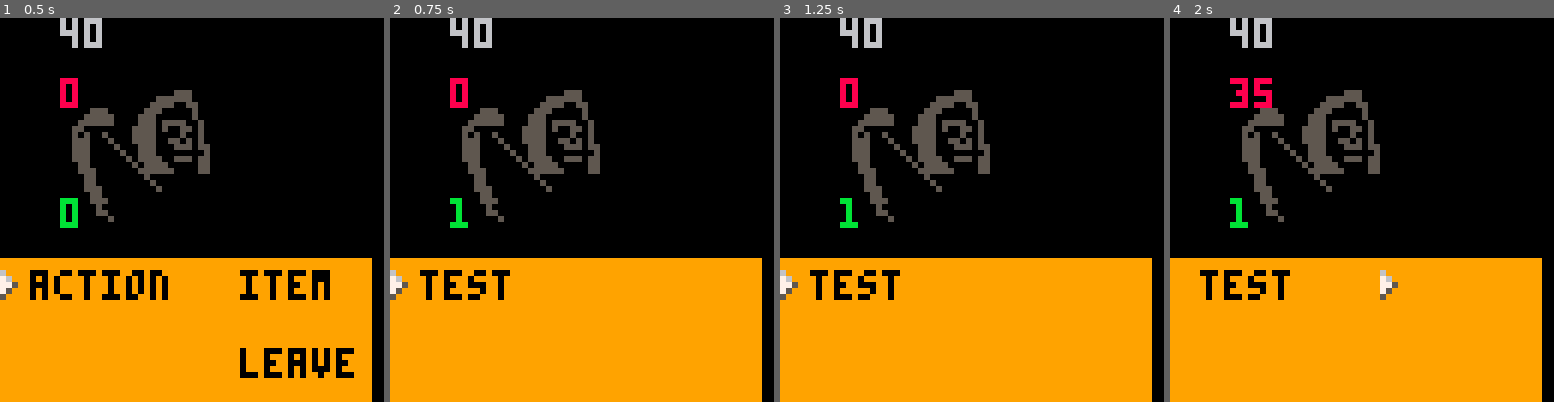
Above: before the commit, frames 1-4 (left to right).
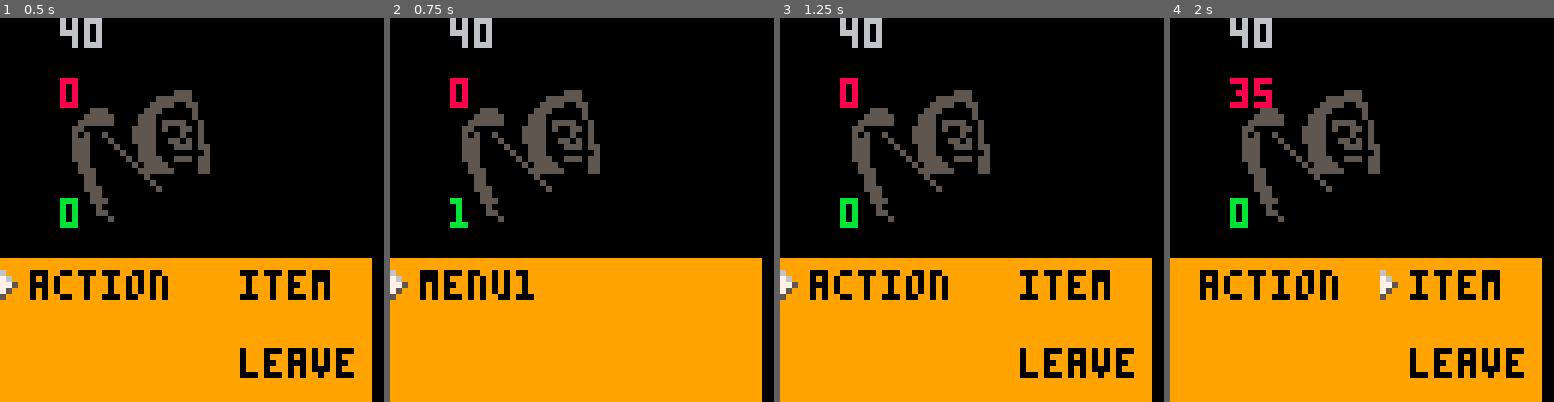
Above: after the commit, the same moments.

Repository: Joe-Gigs/3-color-game-jam
Game: PICO-8 cartridge 3colorjam.p8
Two runs of this game, one before a commit and one after it. Both use one fixed random seed, a clock stepped at 60 frames per second and the inputs below.
Inputs:
- Up to frame 1 (0.5 s): tap X (X key) at 0.33 s
- Up to frame 2 (0.75 s): tap O (Z key) at 0.7 s
- Up to frame 3 (1.25 s): tap X (X key) at 1.07 s
- Up to frame 4 (2 s): hold Right from 1.6 s (still down); tap O (Z key) at 1.7 s; tap X (X key) at 1.85 s

Frame 1 is identical in both runs. In frame 2, 0.9% of the frame differs, in the area x 7-38%, y 65-74%; in frame 3, 3.4%, in the area x 7-93%, y 46-94%; in frame 4, 3.4%.

Commit message:
sub menus added

Diff:
--- a/3colorjam.p8
+++ b/3colorjam.p8
@@ -16,7 +16,7 @@
 	game_state = "fight"
 
 	menu = {}
-	menu.status = 0
+	menu.level = 0
 
 end
 
@@ -27,7 +27,7 @@
 
 	print(cursor.x, 10, 10, 8)
 	print(cursor.y, 10, 0, 6)
-	print(menu.status, 10, 30, 11)
+	print(menu.level, 10, 30, 11)
 
 
 end
@@ -35,10 +35,12 @@
 function _update()
 	moveCursor()
 	menuInput()
+
+
 end
 -----------------------------------------
-
 function drawmenu(entity)
+	--init
 	poke(0x5f2c, 3)
 
 	menu.sp = 64
@@ -51,19 +53,28 @@
 	menu_left.x = 0
 	menu_left.y = 40
 
+	action = false
+	item = false
+
+	menuPosX = cursor.x
+	menuPosY = cursor.y
+
 	spr(menu.sp, menu_right.x, menu_right.y, 4, 4)
 	spr(menu.sp, menu_left.x, menu_left.y, 4, 4)
 
 	spr(entity.sp, entity.x, entity.y, 4, 4)
 
 	-----------------------------------------
-	if menu.status == 0 then
+	if menu.level == 0 then
 		print("action", 5, 42, 0)
 		print("item",40,42,0)
 		print("leave", 40, 55, 0)
 	end
-	if menu.status == 1 then
-		print("test", 5, 42, 0)
+	if menu.level == 1 then
+		print("menu1", 5, 42, 0)
+	end
+	if menu.level == 2 then
+		print("menu2", 5, 42, 0)
 	end
 	spr(cursor.sp,cursor.x,cursor.y)
 end
@@ -88,12 +99,29 @@
 end
 
 function menuInput()
-	if btnp(4) then
-		if menu.status == 0 then
-			cls() menu.status = 1
+if btnp(4) then
+	if menuPosX == 0 and menuPosY == 40 then
+		if menu.level == 0 then
+			cls()
+			menu.level = 1
+			action = true
+			end
 		end
-	end
-end
+	if menuPosX == 35 and menuPosY == 40 then
+		cls()
+		menu.level = 2
+	end
+end
+	if btnp(5) then
+		if menu.level == 1 then
+			menu.level -= 1
+			elseif menu.level == 2 then
+				menu.level -= 2
+		end
+	end
+end
+
+
 
 
 __gfx__
